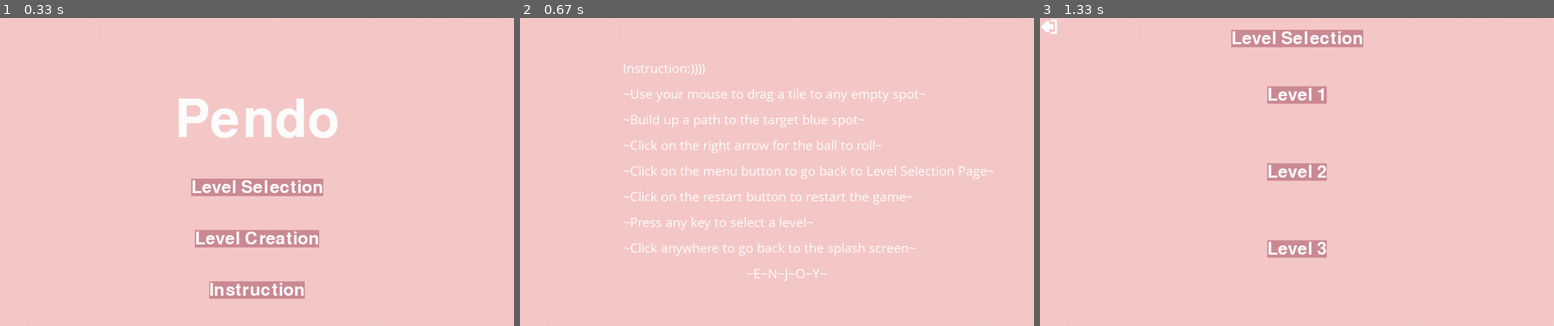
Above: before the commit, frames 1-3 (left to right).
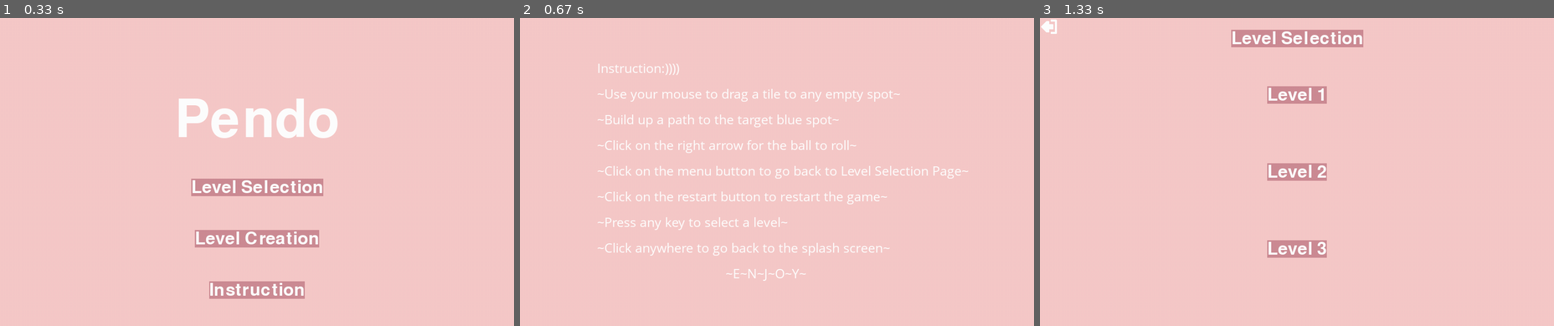
Above: after the commit, the same moments.

Repository: ameliakuang/112TP
Game: pygame game, started from trial/Game.py
The game is run twice, just before and just after one commit, with the same random seed, the same clock (stepped at 60 frames per second) and the same inputs.
Inputs (mouse positions are in pixels of both pictures, inside the frame that each line leads up to):
- Up to frame 1 (0.33 s): no input
- Up to frame 2 (0.67 s): press the mouse at (777, 289) at 0.37 s; move the mouse to (869, 215) at 0.47 s; release the mouse at (962, 141) at 0.6 s
- Up to frame 3 (1.33 s): type "a" at 0.67 s; type "n" at 1.03 s

Frame 1 is identical in both runs. In frame 2, 4.1% of the frame differs, in the area x 15-93%, y 14-86%; in frame 3, nothing differs.

Commit message:
fix help page

Diff:
--- a/trial/Game.py
+++ b/trial/Game.py
@@ -328,31 +328,31 @@
         font3 = self.fonts["instruction"]
 
         textSurface0 = font3.render("Instruction:))))", True, (255, 255, 255))
-        screen.blit(textSurface0, ((self.width/2-300, self.height/2-220)))
+        screen.blit(textSurface0, ((self.width/2-350, self.height/2-220)))
 
         textSurface1 = font3.render("~Use your mouse to drag a tile to any empty spot~", True, (255, 255, 255))
-        screen.blit(textSurface1, (self.width/2-300, self.height/2-170))
+        screen.blit(textSurface1, (self.width/2-350, self.height/2-170))
 
         textSurface2 = font3.render("~Build up a path to the target blue spot~", True, (255, 255, 255))
-        screen.blit(textSurface2, (self.width/2-300, self.height/2-120))
+        screen.blit(textSurface2, (self.width/2-350, self.height/2-120))
 
         textSurface3 = font3.render("~Click on the right arrow for the ball to roll~", True, (255, 255, 255))
-        screen.blit(textSurface3, (self.width/2-300, self.height/2-70))
+        screen.blit(textSurface3, (self.width/2-350, self.height/2-70))
 
         textSurface4 = font3.render("~Click on the menu button to go back to Level Selection Page~", True, (255, 255, 255))
-        screen.blit(textSurface4, (self.width/2-300, self.height/2-20))
+        screen.blit(textSurface4, (self.width/2-350, self.height/2-20))
 
         textSurface5 = font3.render("~Click on the restart button to restart the game~", True, (255, 255, 255))
-        screen.blit(textSurface5, (self.width/2-300, self.height/2+30))
+        screen.blit(textSurface5, (self.width/2-350, self.height/2+30))
 
         textSurface6 = font3.render("~Press any key to select a level~", True, (255, 255, 255))
-        screen.blit(textSurface6, (self.width/2-300, self.height/2+80))
+        screen.blit(textSurface6, (self.width/2-350, self.height/2+80))
 
         textSurface7 = font3.render("~Click anywhere to go back to the splash screen~", True, (255, 255, 255))
-        screen.blit(textSurface7, (self.width/2-300, self.height/2+130))
+        screen.blit(textSurface7, (self.width/2-350, self.height/2+130))
 
         textSurface8 = font3.render("~E~N~J~O~Y~", True, (255, 255, 255))
-        screen.blit(textSurface8, (self.width/2-60, self.height/2+180))
+        screen.blit(textSurface8, (self.width/2-100, self.height/2+180))
 
 
 
@@ -450,7 +450,6 @@
         elif(self.exportRect.collidepoint(pos)):
             with open(self.levelCreationFile, "rb") as json_file:
                 data = json.load(json_file)
-            print("la", data)
 
 
 
